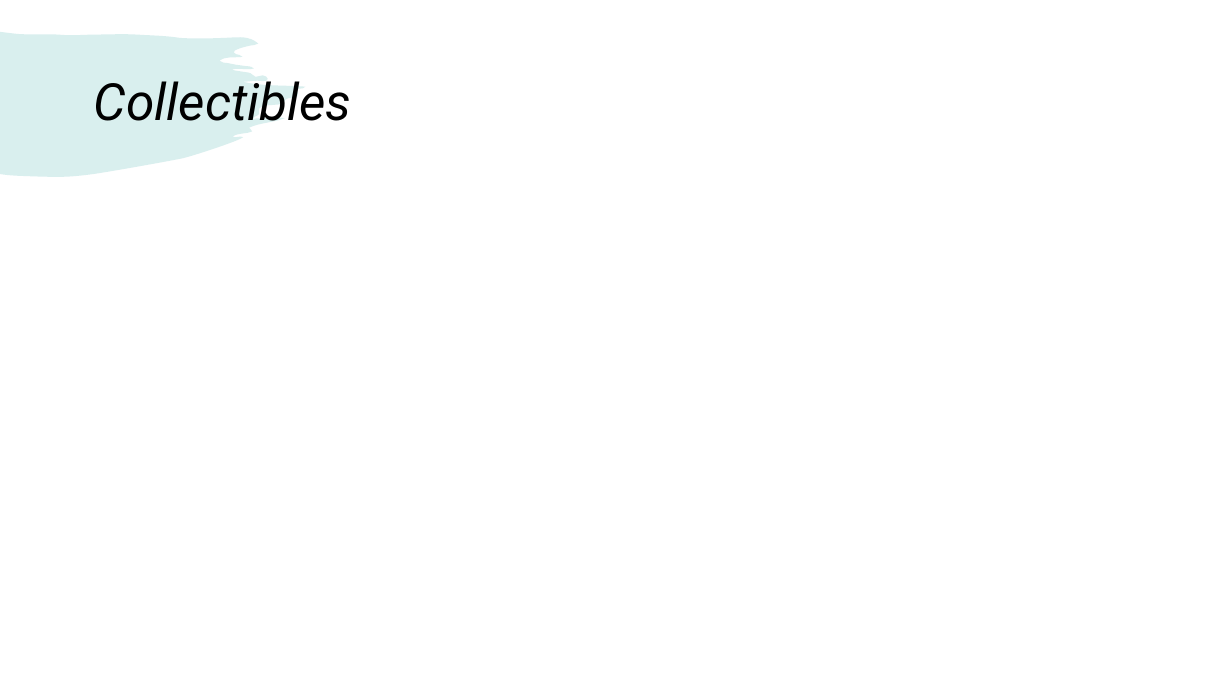
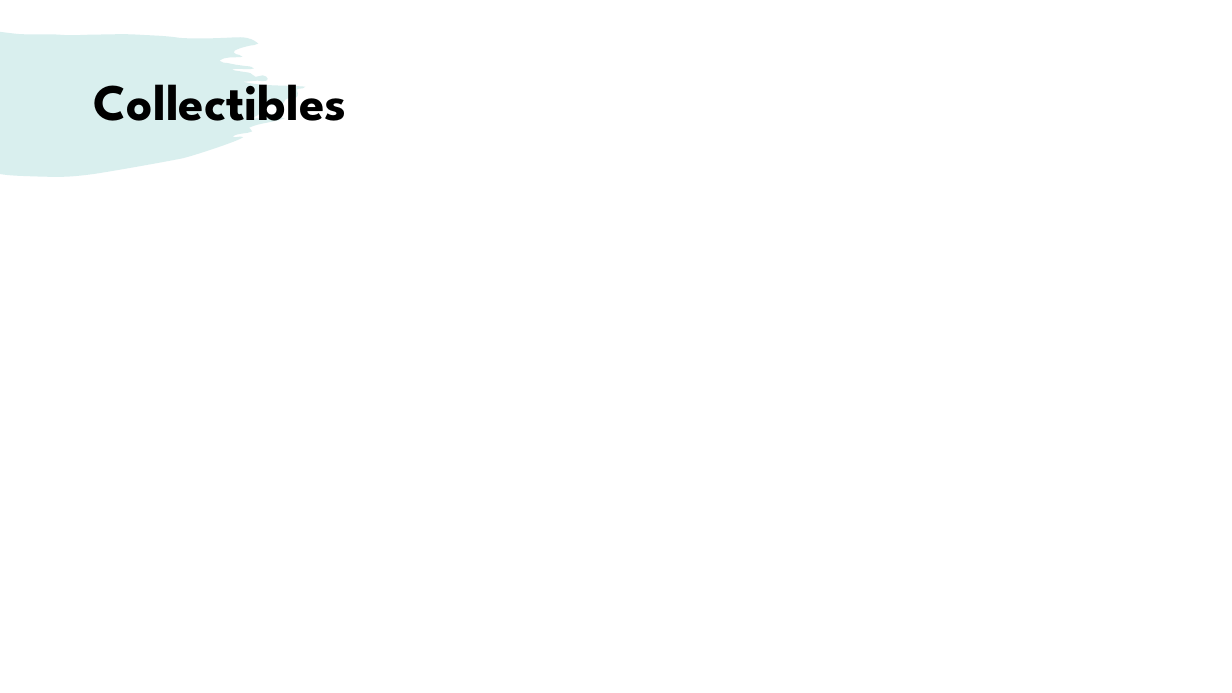
Before and after one commit to Wozniakowska/UE5_Assesment, a slide deck: slide 8 of LavaEscapeSlides.pptx (slide 6 before the commit). Drawn at 1232x693 pixels with LibreOffice and Linux fonts; fonts in the diff are those of the drawing. Boxes give left, top, right and bottom in pixels: in the first picture for what was removed or moved away, otherwise in the second. Text is boxed around its words. In the diff, an @@ line names an element or a change of style, - is before the commit and + after.

```diff
--- a/LavaEscapeSlides.pptx
+++ b/LavaEscapeSlides.pptx
@@ title "Collectibles" at (94, 84, 347, 121): font Roboto to League Spartan, bold on, italic off @@
```
Also in this commit, not shown: 1 other slide changed, 5 slides added, 3 slides removed, 1 other file.
